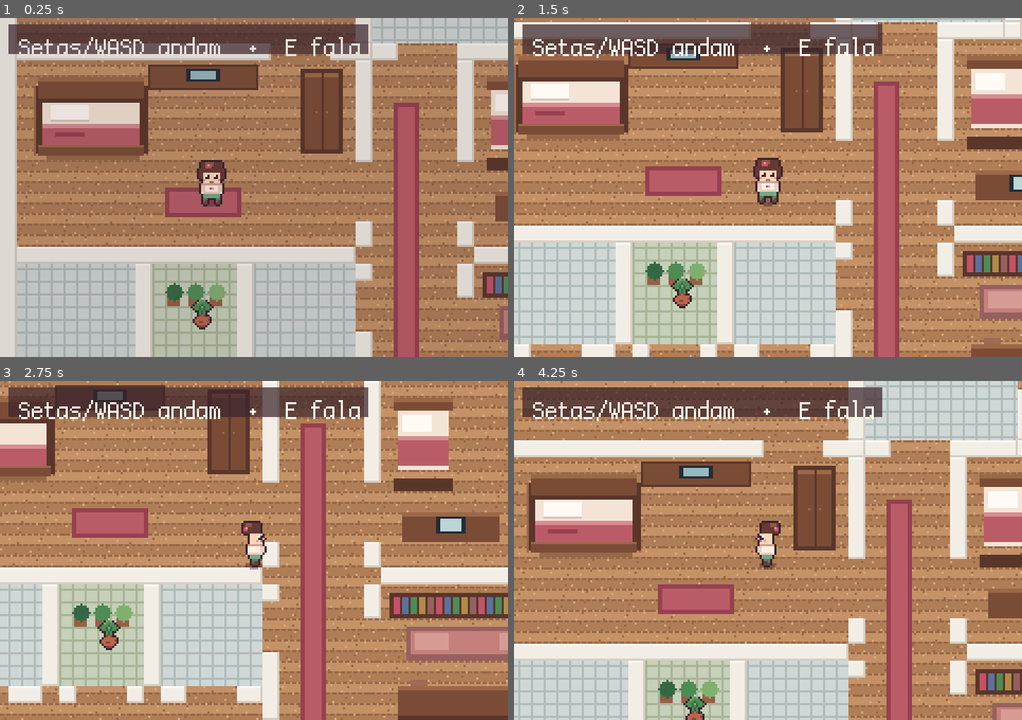
Above: before the commit, frames 1-4 (two rows, left to right).
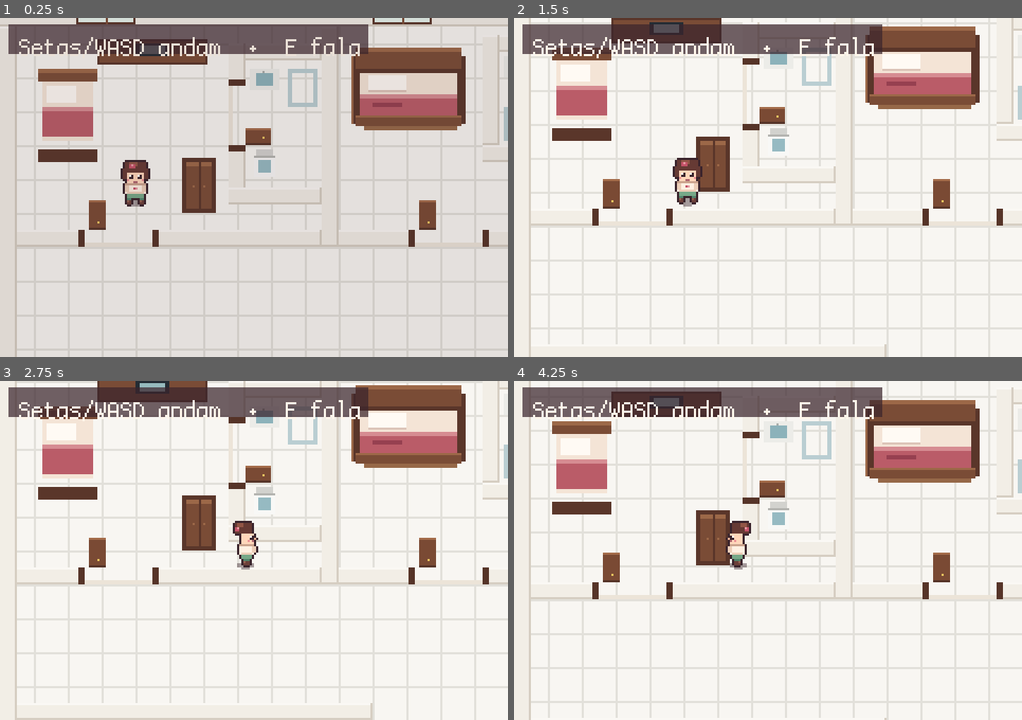
Above: after the commit, the same moments.

Repository: xandevmferreira/xandevmferreira
Game: Godot game, scene res://scenes/casa/casa.tscn
The game is run twice, just before and just after one commit, with the same random seed, the same clock (stepped at 60 frames per second) and the same inputs.
Inputs (mouse positions are in pixels of both pictures, inside the frame that each line leads up to):
- Up to frame 1 (0.25 s): no input
- Up to frame 2 (1.5 s): tap Enter at 0.5 s; move the mouse to (879, 170) at 0.52 s; hold D (move_right) 0.53-1.28 s; hold E (interact) 0.53-1.28 s; click (879, 170) at 0.67 s; tap Space at 0.77 s; move the mouse to (666, 204) at 1.27 s; hold S (move_down) from 1.28 s (still down); tap Z at 1.35 s
- Up to frame 3 (2.75 s): tap Space at 1.52, 2 s; move the mouse to (304, 475) at 2.02 s; release S (move_down) at 2.03 s; hold D (move_right) from 2.03 s (still down); tap Enter at 2.1 s
- Up to frame 4 (4.25 s): move the mouse to (742, 618) at 2.77 s; release D (move_right) at 2.78 s; hold W (move_up) 2.78-3.53 s; tap Keypad Enter at 2.85 s; click (742, 618) at 2.92 s; tap Space at 3.02, 3.77 s; move the mouse to (920, 601) at 3.52 s; hold A (move_left) from 3.53 s (still down); hold E (interact) from 3.53 s (still down)

The runs differ from the first frame. In frame 1, 84% of the frame differs, in the area x 0-100%, y 0-100%; in frame 2, 86%; in frame 3, 88%; in frame 4, 86%.

Commit message:
Ajusta a casa ao chão branco e à planta dos móveis.
O piano fica vertical, sem cauda. As três portas do corredor, os banheiros dos quartos, a porta da lavanderia, a bancada americana e a mesa no canto esquerdo passam a existir no mapa.

Co-authored-by: Alexandre Ferreira <xandevmferreira@users.noreply.github.com>

Diff:
--- a/scenes/casa/casa.tscn
+++ b/scenes/casa/casa.tscn
@@ -15,22 +15,22 @@
 size = Vector2(20, 16)
 
 [sub_resource type="RectangleShape2D" id="RectangleShape2D_cama"]
-size = Vector2(52, 24)
+size = Vector2(40, 24)
 
 [sub_resource type="RectangleShape2D" id="RectangleShape2D_piano"]
-size = Vector2(22, 34)
+size = Vector2(40, 44)
 
 [sub_resource type="RectangleShape2D" id="RectangleShape2D_santos"]
-size = Vector2(60, 20)
+size = Vector2(56, 20)
 
 [sub_resource type="RectangleShape2D" id="RectangleShape2D_sofa"]
-size = Vector2(70, 22)
+size = Vector2(72, 24)
 
 [sub_resource type="RectangleShape2D" id="RectangleShape2D_cozinha"]
-size = Vector2(36, 20)
+size = Vector2(56, 24)
 
 [sub_resource type="RectangleShape2D" id="RectangleShape2D_maquina"]
-size = Vector2(40, 26)
+size = Vector2(40, 28)
 
 [sub_resource type="RectangleShape2D" id="RectangleShape2D_porta"]
 size = Vector2(32, 16)
@@ -54,10 +54,10 @@
 y_sort_enabled = true
 
 [node name="Player" parent="Props" instance=ExtResource("3_player")]
-position = Vector2(100, 156)
+position = Vector2(64, 92)
 
 [node name="Plant" type="Node2D" parent="Props"]
-position = Vector2(96, 214)
+position = Vector2(146, 250)
 
 [node name="Sprite" type="Sprite2D" parent="Props/Plant"]
 texture_filter = 0
@@ -85,7 +85,7 @@
 [node name="Talkers" type="Node2D" parent="."]
 
 [node name="Cama" type="Area2D" parent="Talkers"]
-position = Vector2(44, 140)
+position = Vector2(32, 74)
 collision_layer = 4
 collision_mask = 0
 monitoring = false
@@ -96,7 +96,7 @@
 shape = SubResource("RectangleShape2D_cama")
 
 [node name="Piano" type="Area2D" parent="Talkers"]
-position = Vector2(23, 263)
+position = Vector2(32, 252)
 collision_layer = 4
 collision_mask = 0
 monitoring = false
@@ -107,7 +107,7 @@
 shape = SubResource("RectangleShape2D_piano")
 
 [node name="Santos" type="Area2D" parent="Talkers"]
-position = Vector2(72, 257)
+position = Vector2(66, 240)
 collision_layer = 4
 collision_mask = 0
 monitoring = false
@@ -118,7 +118,7 @@
 shape = SubResource("RectangleShape2D_santos")
 
 [node name="Sofa" type="Area2D" parent="Talkers"]
-position = Vector2(268, 212)
+position = Vector2(62, 222)
 collision_layer = 4
 collision_mask = 0
 monitoring = false
@@ -129,7 +129,7 @@
 shape = SubResource("RectangleShape2D_sofa")
 
 [node name="Cozinha" type="Area2D" parent="Talkers"]
-position = Vector2(400, 132)
+position = Vector2(400, 184)
 collision_layer = 4
 collision_mask = 0
 monitoring = false
@@ -140,7 +140,7 @@
 shape = SubResource("RectangleShape2D_cozinha")
 
 [node name="Maquina" type="Area2D" parent="Talkers"]
-position = Vector2(378, 29)
+position = Vector2(436, 28)
 collision_layer = 4
 collision_mask = 0
 monitoring = false
@@ -165,7 +165,7 @@
 [node name="Spawns" type="Node2D" parent="."]
 
 [node name="default" type="Marker2D" parent="Spawns"]
-position = Vector2(100, 156)
+position = Vector2(64, 92)
 
 [node name="from_rua" type="Marker2D" parent="Spawns"]
 position = Vector2(408, 252)
--- a/scripts/casa_walls.gd
+++ b/scripts/casa_walls.gd
@@ -9,71 +9,79 @@
 const RECTS: Array[Rect2] = [
 	Rect2(0, 0, 480, 8),
 	Rect2(0, 8, 8, 280),
-	Rect2(472, 8, 8, 72),
-	Rect2(472, 88, 8, 88),
-	Rect2(472, 176, 8, 112),
+	Rect2(472, 8, 8, 168),
+	Rect2(472, 176, 8, 56),
+	Rect2(472, 232, 8, 56),
 	Rect2(0, 288, 392, 8),
 	Rect2(424, 288, 56, 8),
 	Rect2(0, 296, 8, 72),
 	Rect2(472, 296, 8, 72),
 	Rect2(0, 360, 480, 8),
-	Rect2(168, 8, 8, 72),
-	Rect2(248, 8, 8, 16),
-	Rect2(248, 56, 8, 24),
-	Rect2(336, 8, 8, 24),
-	Rect2(336, 56, 8, 24),
-	Rect2(8, 80, 120, 8),
-	Rect2(156, 80, 20, 8),
-	Rect2(176, 80, 12, 8),
-	Rect2(216, 80, 32, 8),
-	Rect2(248, 80, 8, 8),
-	Rect2(256, 80, 80, 8),
-	Rect2(336, 80, 8, 8),
-	Rect2(344, 80, 128, 8),
-	Rect2(168, 88, 8, 48),
-	Rect2(168, 164, 8, 12),
-	Rect2(216, 88, 8, 48),
-	Rect2(216, 164, 8, 12),
-	Rect2(336, 88, 8, 88),
-	Rect2(8, 176, 160, 8),
-	Rect2(224, 176, 112, 8),
-	Rect2(336, 176, 8, 8),
-	Rect2(344, 176, 24, 8),
-	Rect2(404, 176, 68, 8),
-	Rect2(64, 184, 8, 48),
-	Rect2(112, 184, 8, 48),
-	Rect2(8, 232, 16, 8),
-	Rect2(48, 232, 16, 8),
-	Rect2(72, 232, 8, 8),
-	Rect2(104, 232, 8, 8),
-	Rect2(120, 232, 12, 8),
-	Rect2(156, 232, 12, 8),
-	Rect2(168, 184, 8, 8),
-	Rect2(168, 216, 8, 32),
-	Rect2(168, 276, 8, 12),
-	Rect2(216, 184, 8, 16),
-	Rect2(216, 264, 8, 24),
-	Rect2(336, 184, 8, 76),
-	Rect2(336, 284, 8, 4),
-	Rect2(344, 232, 40, 8),
-	Rect2(416, 232, 56, 8),
-	Rect2(16, 12, 54, 38),
-	Rect2(16, 96, 54, 38),
-	Rect2(70, 90, 52, 12),
-	Rect2(142, 92, 20, 40),
-	Rect2(230, 96, 28, 44),
-	Rect2(308, 92, 18, 40),
-	Rect2(234, 150, 46, 14),
-	Rect2(360, 18, 36, 22),
-	Rect2(360, 90, 80, 12),
-	Rect2(360, 108, 22, 16),
-	Rect2(386, 108, 26, 14),
-	Rect2(452, 108, 12, 34),
-	Rect2(368, 150, 60, 12),
-	Rect2(228, 188, 84, 12),
-	Rect2(236, 204, 64, 16),
-	Rect2(232, 228, 68, 24),
-	Rect2(384, 194, 56, 22),
-	Rect2(16, 248, 14, 30),
-	Rect2(44, 250, 56, 14),
+	Rect2(152, 8, 8, 104),
+	Rect2(300, 8, 8, 104),
+	Rect2(400, 8, 8, 104),
+	Rect2(8, 104, 32, 8),
+	Rect2(72, 104, 80, 8),
+	Rect2(160, 104, 36, 8),
+	Rect2(228, 104, 72, 8),
+	Rect2(308, 104, 28, 8),
+	Rect2(368, 104, 32, 8),
+	Rect2(408, 104, 16, 8),
+	Rect2(456, 104, 16, 8),
+	Rect2(108, 16, 44, 8),
+	Rect2(108, 16, 8, 20),
+	Rect2(108, 64, 8, 28),
+	Rect2(108, 84, 44, 8),
+	Rect2(228, 12, 72, 8),
+	Rect2(228, 12, 8, 52),
+	Rect2(228, 64, 20, 8),
+	Rect2(280, 64, 20, 8),
+	Rect2(8, 168, 168, 8),
+	Rect2(248, 168, 224, 8),
+	Rect2(168, 176, 8, 24),
+	Rect2(168, 232, 8, 56),
+	Rect2(248, 176, 8, 24),
+	Rect2(248, 232, 8, 56),
+	Rect2(352, 228, 8, 16),
+	Rect2(352, 276, 8, 12),
+	Rect2(18, 28, 28, 44),
+	Rect2(46, 14, 52, 12),
+	Rect2(86, 70, 16, 26),
+	Rect2(118, 28, 14, 10),
+	Rect2(136, 28, 14, 18),
+	Rect2(120, 66, 10, 14),
+	Rect2(166, 18, 54, 40),
+	Rect2(238, 22, 14, 10),
+	Rect2(276, 22, 10, 14),
+	Rect2(238, 46, 12, 16),
+	Rect2(316, 18, 28, 44),
+	Rect2(364, 16, 16, 34),
+	Rect2(318, 68, 46, 12),
+	Rect2(418, 16, 36, 22),
+	Rect2(300, 178, 140, 12),
+	Rect2(308, 190, 22, 16),
+	Rect2(334, 190, 26, 14),
+	Rect2(448, 178, 14, 36),
+	Rect2(300, 210, 132, 12),
+	Rect2(262, 253, 52, 20),
+	Rect2(314, 222, 8, 4),
+	Rect2(346, 222, 8, 4),
+	Rect2(378, 222, 8, 4),
+	Rect2(20, 178, 80, 12),
+	Rect2(24, 194, 64, 12),
+	Rect2(28, 214, 68, 16),
+	Rect2(12, 230, 18, 44),
+	Rect2(40, 232, 52, 14),
+	Rect2(56, 255, 80, 20),
+	Rect2(132, 234, 24, 10),
+	Rect2(42, 90, 8, 14),
+	Rect2(198, 90, 8, 14),
+	Rect2(338, 90, 8, 14),
+	Rect2(426, 90, 8, 14),
+	Rect2(116, 56, 12, 8),
+	Rect2(270, 50, 8, 14),
+	Rect2(154, 200, 14, 8),
+	Rect2(256, 200, 14, 8),
+	Rect2(360, 268, 14, 8),
+	Rect2(392, 272, 10, 16),
 ]
--- a/scripts/story.gd
+++ b/scripts/story.gd
@@ -15,7 +15,7 @@
 		"O lençol está do jeito que você deixou.",
 	],
 	"piano": [
-		"O piano sem causa, encostado na sala.",
+		"O piano sem cauda, encostado na sala.",
 	],
 	"santos": [
 		"Os santos católicos, na estante.",
@@ -25,13 +25,13 @@
 	],
 	"cozinha": [
 		"A cozinha. As lajotas da parede são marrom claro.",
-		"O fogão e a pia ficam ao lado da bancada.",
+		"A bancada americana separa a mesa do fogão.",
 	],
 	"maquina": [
 		"A máquina de lavar, na lavanderia.",
 	],
 	"planta": [
-		"As plantas da área, perto dos banheiros.",
+		"As plantas, num canto da sala.",
 	],
 	"flores": [
 		"Flores recém-cortadas, ao lado da porta.",
--- a/tools/smoke_test.gd
+++ b/tools/smoke_test.gd
@@ -21,7 +21,7 @@
 		_fail("cena inicial %s" % casa)
 		return
 	var player := casa.get_node("Props/Player") as CharacterBody2D
-	if player.global_position.distance_to(Vector2(100, 156)) > 1.5:
+	if player.global_position.distance_to(Vector2(64, 92)) > 1.5:
 		_fail("spawn da casa em %s" % player.global_position)
 
 	var origin := player.global_position
@@ -41,7 +41,7 @@
 	if player.global_position.y > origin.y - 4.0:
 		_fail("não andou para cima: %s" % player.global_position)
 
-	player.global_position = Vector2(44, 150)
+	player.global_position = Vector2(32, 86)
 	player.facing = Vector2.UP
 	for _i in 3:
 		await physics_frame
@@ -81,7 +81,7 @@
 	_check_lines()
 
 	await create_timer(0.55).timeout
-	player.global_position = Vector2(400, 132)
+	player.global_position = Vector2(400, 196)
 	player.facing = Vector2.UP
 	for _i in 3:
 		await physics_frame
Binary file changed: assets/maps/casa.png
Not shown, changed: docs/casa.md
Not shown, changed: jogar/Jogar.html
Not shown, changed: jogar/Jogar.pck
Not shown, changed: jogar/index.html
Not shown, changed: tools/generate_art.py
